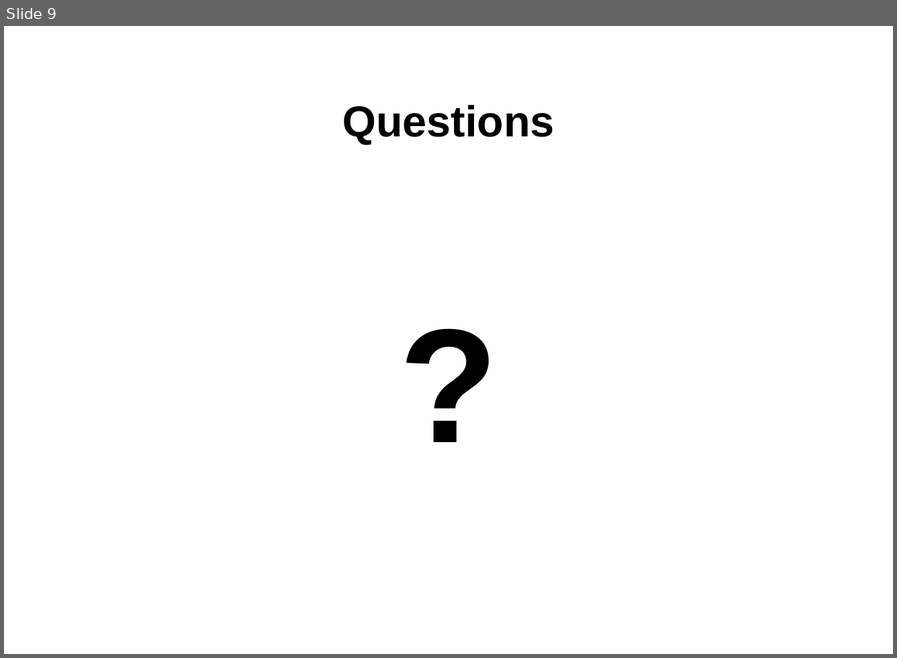
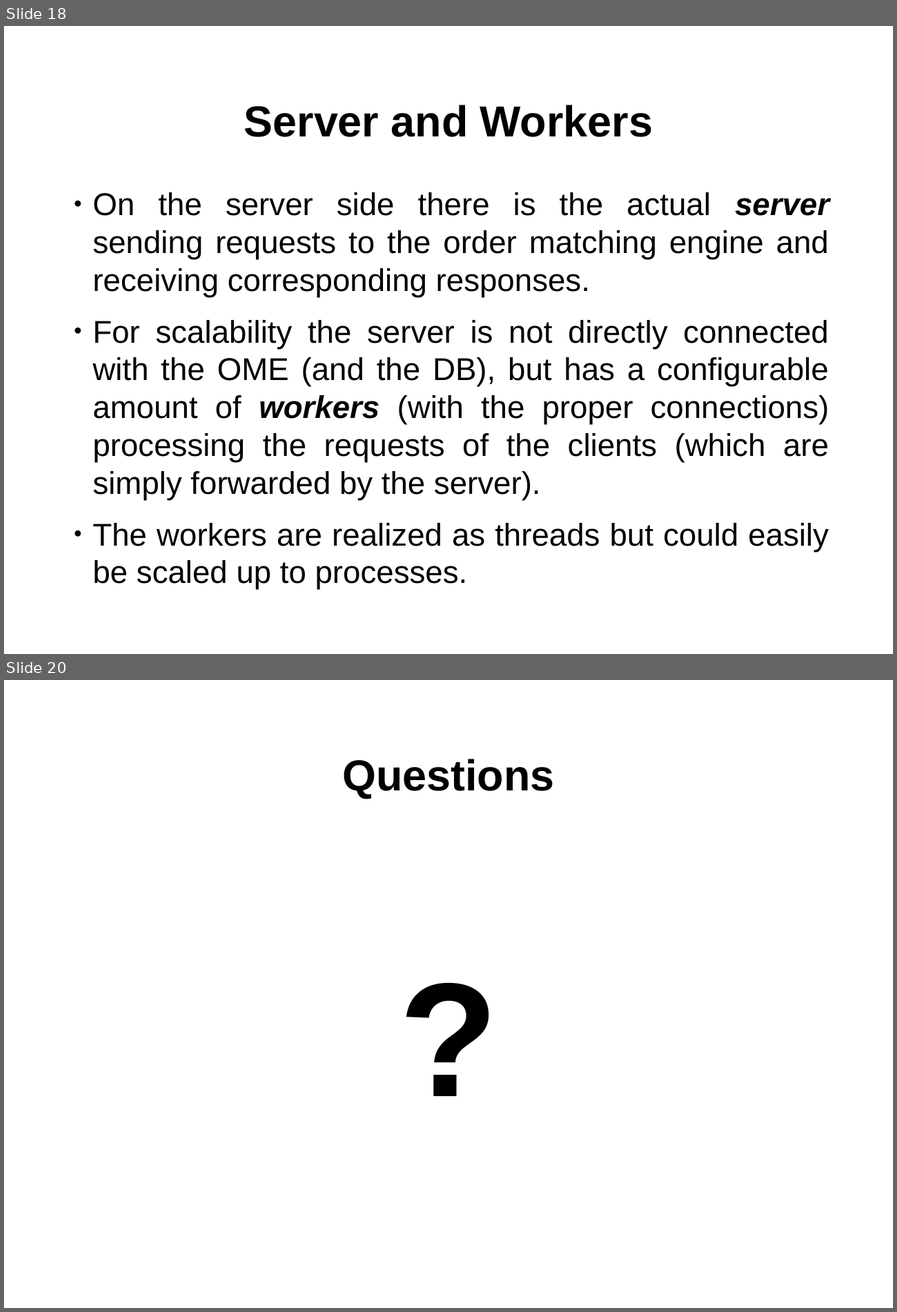
Before and after one commit to hsk81/fx-zero, a slide deck: doc/presentation/fx-zero.odp. Shown one above the other, each under a label of ours: slide 9 before the commit, slides 18 and 20 after it; the slides between them are not shown. The pictures are 897x658 and 897x1312 pixels, drawn with LibreOffice and Linux fonts; fonts in the diff are those of the drawing. Boxes give left, top, right and bottom in pixels: in the first picture for what was removed or moved away, otherwise in the second. Text is boxed around its words. In the diff, an @@ line names an element or a change of style, - is before the commit and + after.

```diff
--- a/doc/presentation/fx-zero.odp
+++ b/doc/presentation/fx-zero.odp
@@ slide 18 added at (4, 26, 893, 654), background #FFFFFF @@
@@ title added at (244, 105, 653, 137), 58.1 pt, text #000000, bold @@
+Server and Workers
@@ text added at (93, 192, 829, 584), 42.2 pt, text #000000 @@
+● On the server side there is the actual server sending requests to the order matching engine and receiving corresponding responses.
+● For scalability the server is not directly connected with the OME (and the DB), but has a configurable amount of workers (with the proper connections) processing the requests of the clients (which are simply forwarded by the server).
+● The workers are realized as threads but could easily be scaled up to processes.
@@ what was slide 9 is now slide 20 @@
```
Also in this commit, not shown: 5 slides changed, 10 other slides added, 3 other files.
